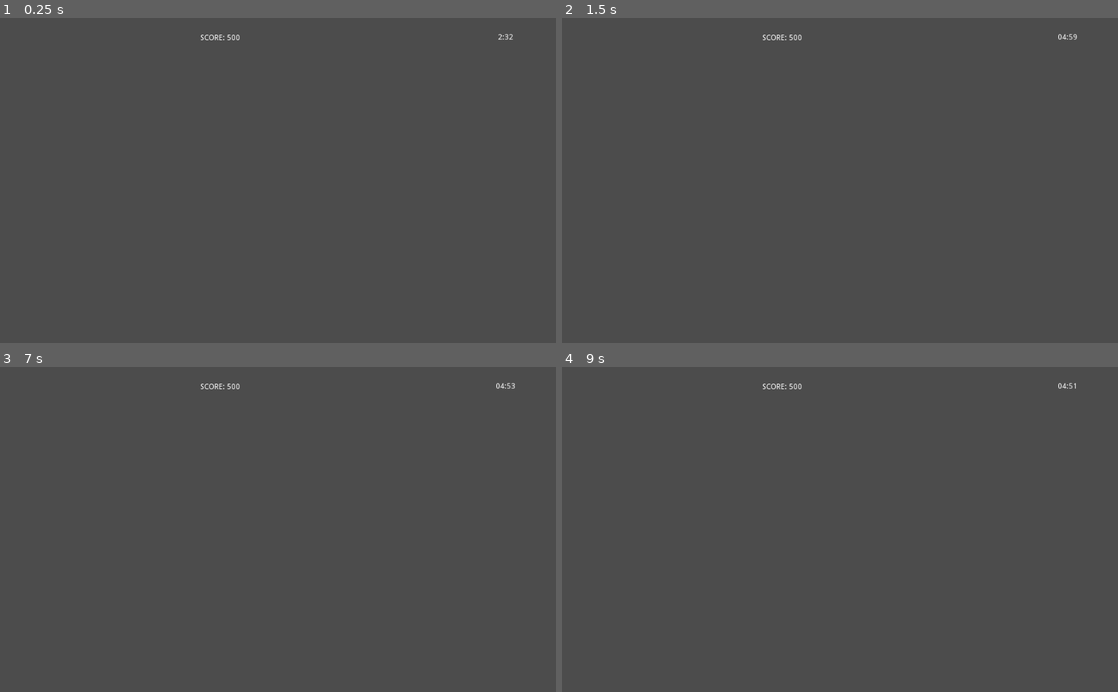
Above: before the commit, frames 1-4 (two rows, left to right).
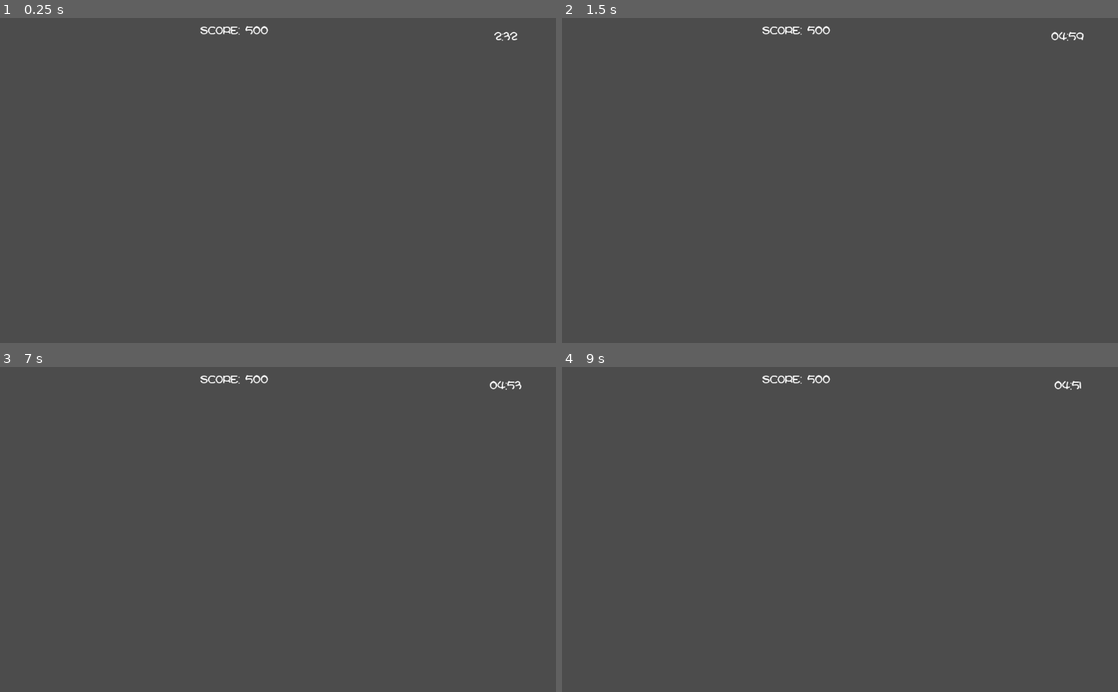
Above: after the commit, the same moments.

Repository: mikkpr/LD42
Game: Godot game, scene res://Scenes/Root.tscn
The game is run twice, just before and just after one commit, with the same random seed, the same clock (stepped at 60 frames per second) and the same inputs.
Inputs:
- Up to frame 1 (0.25 s): no input
- Up to frame 2 (1.5 s): tap Enter at 0.5 s; tap Space at 1.25 s
- Up to frame 3 (7 s): tap Enter at 2.75, 4.25 s; tap Space at 3.5, 5 s
- Up to frame 4 (9 s): no input

The runs differ from the first frame. In frame 1, 0.3% of the frame differs, in the area x 36-94%, y 2-8%; in frame 2, 0.3%; in frame 3, 0.3%; in frame 4, 0.3%.
Error after the commit: Parse Error: The function signature doesn't match the parent. Parent signature is: "void update()". (res://Scripts/TotalLabel.gd:15)

Commit message:
score update function; custom font implementation

Diff:
--- a/Scenes/UI.tscn
+++ b/Scenes/UI.tscn
@@ -1,7 +1,24 @@
-[gd_scene load_steps=3 format=2]
+[gd_scene load_steps=6 format=2]
 
-[ext_resource path="res://Scripts/TotalLabel.gd" type="Script" id=1]
-[ext_resource path="res://Scripts/TimerLabel.gd" type="Script" id=2]
+[ext_resource path="res://Fonts/kirbyss.ttf" type="DynamicFontData" id=1]
+[ext_resource path="res://Scripts/TotalLabel.gd" type="Script" id=2]
+[ext_resource path="res://Scripts/TimerLabel.gd" type="Script" id=3]
+
+[sub_resource type="DynamicFont" id=1]
+
+size = 20
+use_mipmaps = false
+use_filter = false
+font_data = ExtResource( 1 )
+_sections_unfolded = [ "Font", "Settings" ]
+
+[sub_resource type="DynamicFont" id=2]
+
+size = 20
+use_mipmaps = false
+use_filter = false
+font_data = ExtResource( 1 )
+_sections_unfolded = [ "Font", "Settings" ]
 
 [node name="UI" type="Control" index="0"]
 
@@ -26,15 +43,15 @@
 anchor_right = 0.0
 anchor_bottom = 0.0
 margin_left = 368.0
-margin_top = 3.0
 margin_right = 843.0
-margin_bottom = 72.0
+margin_bottom = 69.0
 rect_pivot_offset = Vector2( 0, 0 )
 rect_clip_content = false
 mouse_filter = 2
 mouse_default_cursor_shape = 0
 size_flags_horizontal = 1
 size_flags_vertical = 7
+custom_fonts/font = SubResource( 1 )
 text = "Score: 500
 "
 valign = 1
@@ -42,8 +59,8 @@
 percent_visible = 1.0
 lines_skipped = 0
 max_lines_visible = -1
-script = ExtResource( 1 )
-_sections_unfolded = [ "Rect" ]
+script = ExtResource( 2 )
+_sections_unfolded = [ "Rect", "custom_fonts" ]
 
 [node name="TimerLabel" type="Label" parent="." index="1"]
 
@@ -52,15 +69,15 @@
 anchor_right = 0.0
 anchor_bottom = 0.0
 margin_left = 841.0
-margin_top = 2.0
 margin_right = 1020.0
-margin_bottom = 71.0
+margin_bottom = 69.0
 rect_pivot_offset = Vector2( 0, 0 )
 rect_clip_content = false
 mouse_filter = 2
 mouse_default_cursor_shape = 0
 size_flags_horizontal = 1
 size_flags_vertical = 4
+custom_fonts/font = SubResource( 2 )
 text = "2:32"
 align = 1
 valign = 1
@@ -70,5 +87,5 @@
 percent_visible = 1.0
 lines_skipped = 0
 max_lines_visible = -1
-script = ExtResource( 2 )
-_sections_unfolded = [ "Anchor", "Rect" ]
+script = ExtResource( 3 )
+_sections_unfolded = [ "Anchor", "Rect", "custom_fonts" ]
--- a/Scripts/TotalLabel.gd
+++ b/Scripts/TotalLabel.gd
@@ -11,3 +11,6 @@
 
 	text = "Score: " + str(score)
 	pass
+
+func update(score):
+	text = "Score: " + str(score)
